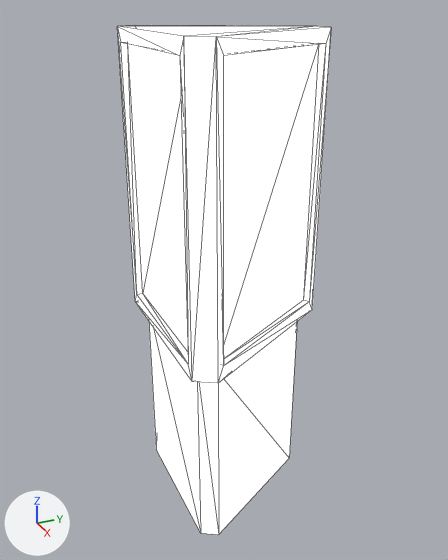
The FBX model kiosk.fbx as it was, and as the next commit left it.
Before and after are seen from a 50 mm camera at (2.27, -0.99, 2.22) aimed at (-0.03, 0.04, 1.07). Every picture has the same lights, and +X, +Y and +Z are marked at lower left. Mesh edges are drawn as thin lines. Vertices at the same position are counted once.

The older version as bpy lines, for what is in view:
```python
me_cylinder_001 = bpy.data.meshes.new('Cylinder.001')
me_cylinder_001.from_pydata(...)  # 48 vertices, 88 faces; spans x -0.43..0.43, y -0.28..0.46, z 0.0..2.11
# faces by material slot: [82, 6]
me_cylinder_001.materials.append(mat_frame)  # black #080224
me_cylinder_001.materials.append(mat_image)  # white #e7e7e7
# before: 18 (0.32, -0.23, 0.0) at pixel (200, 533), 19 (-0.32, -0.23, 0.0) at pixel (156, 449), 20 (-0.36, -0.16, 0.0), 21 (-0.04, 0.39, 0.0), 22 (0.36, -0.16, 0.0) at pixel (218, 534)
# before: 23 (0.04, 0.39, 0.0) at pixel (289, 458)
ob_cylinder = bpy.data.objects.new('Cylinder', me_cylinder_001)
ob_cylinder.location = (0.0, 0.0, 0.0)
```
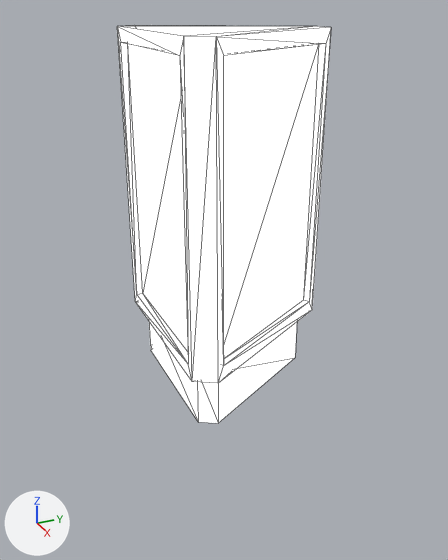
The newer file is also rescaled (x1.566), turned or shifted as a whole; pictures and numbers use the older file's frame.

Changed parts and their boxes (x1, y1, x2, y2) in the pictures (448 x 560 px; the box of a moved part takes in the faces that stretch with it):
'Cylinder', reshaped (22% shorter): before (117, 25, 331, 535); after (117, 25, 331, 423)
part 1 of me_cylinder_001, moved or reshaped: before (149, 322, 297, 535); after (149, 322, 297, 423)

Edits to the bpy script that builds the scene:
```text
Change me_cylinder_001:
    where me_cylinder_001.from_pydata(...)  # 48 vertices, 88 faces; spans x -0.43..0.43, y -0.28..0.46, z 0.0..2.11
    used by ob_cylinder; location = (0.0, 0.0, 0.0)
    me_cylinder_001 part 1
    add for i in [*range(18, 24)]: me_cylinder_001.vertices[i].co += Vector((0.0, 0.0, 0.62))
```
